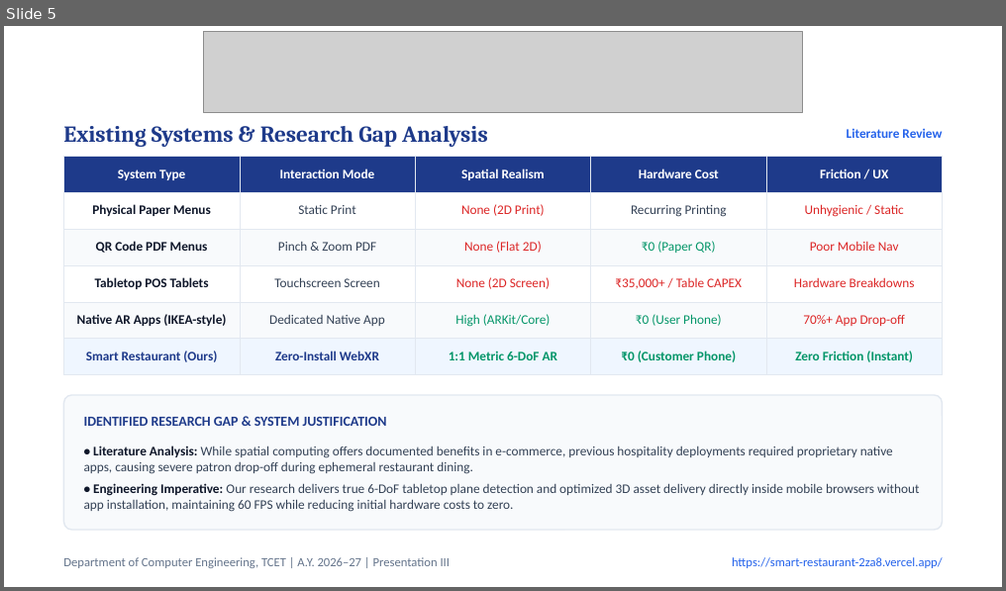
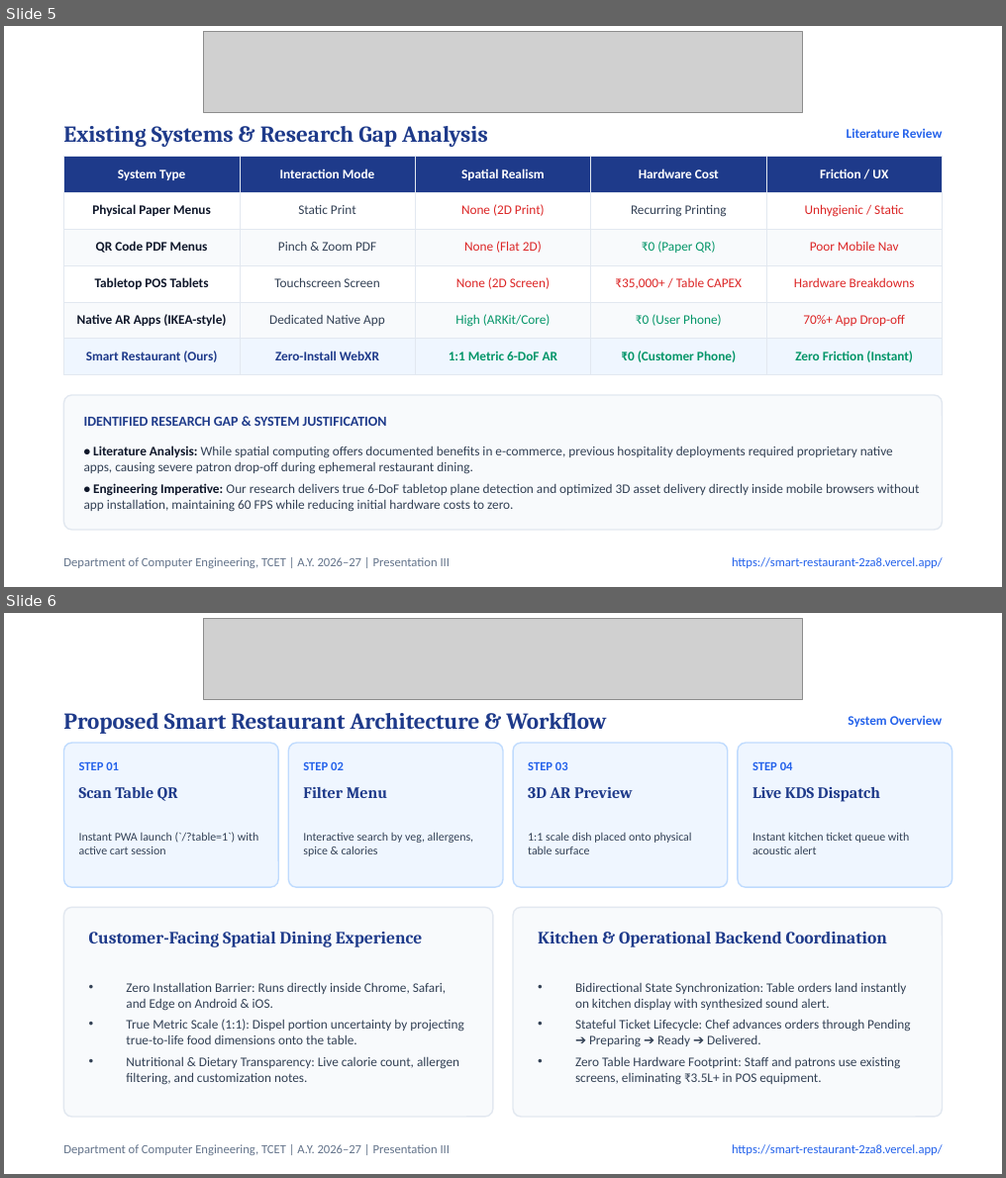
Before and after one commit to MANAV0060/Smart-Restaurant, a slide deck: Smart_Restaurant_Presentation_III.pptx. Shown one above the other, each under a label of ours: slide 5 before the commit, slides 5 and 6 after it. The pictures are 1006x591 and 1006x1178 pixels, drawn with LibreOffice and Linux fonts; fonts in the diff are those of the drawing; grey boxes stand for pictures. Boxes give left, top, right and bottom in pixels: in the first picture for what was removed or moved away, otherwise in the second. Text is boxed around its words. In the diff, an @@ line names an element or a change of style, - is before the commit and + after.

Commit message:
style(presentation): humanize slide layouts with data callouts, stepper workflows, and engineering problem-solving

```diff
--- a/Smart_Restaurant_Presentation_III.pptx
+++ b/Smart_Restaurant_Presentation_III.pptx
@@ slide 6 added at [4, 613, 1002, 1174], background #FFFFFF @@
@@ picture added at [204, 618, 802, 700] @@
@@ text added at [63, 712, 606, 734], 16.5 pt, text #1E3A8A, bold @@
+Proposed Smart Restaurant Architecture & Workflow
@@ text added at [847, 715, 943, 727], 9.5 pt, text #2563EB, bold @@
+System Overview
@@ rounded rectangle added at [63, 743, 278, 887], fill #EFF6FF, outline #BFDBFE 1 pt @@
@@ rounded rectangle added at [288, 743, 503, 887], fill #EFF6FF, outline #BFDBFE 1 pt @@
@@ rounded rectangle added at [513, 743, 728, 887], fill #EFF6FF, outline #BFDBFE 1 pt @@
@@ rounded rectangle added at [738, 743, 952, 887], fill #EFF6FF, outline #BFDBFE 1 pt @@
@@ text added at [79, 761, 119, 770], 9 pt, text #2563EB, bold @@
+STEP 01
@@ text added at [79, 787, 178, 801], 11.5 pt, text #1E3A8A, bold @@
+Scan Table QR
@@ text added at [303, 761, 344, 770], 9 pt, text #2563EB, bold @@
+STEP 02
@@ text added at [303, 787, 387, 798], 11.5 pt, text #1E3A8A, bold @@
+Filter Menu
@@ text added at [528, 761, 568, 770], 9 pt, text #2563EB, bold @@
+STEP 03
@@ text added at [528, 787, 633, 798], 11.5 pt, text #1E3A8A, bold @@
+3D AR Preview
@@ text added at [752, 761, 793, 770], 9 pt, text #2563EB, bold @@
+STEP 04
@@ text added at [752, 787, 880, 802], 11.5 pt, text #1E3A8A, bold @@
+Live KDS Dispatch
@@ text added at [79, 832, 258, 855], 8.5 pt, text #334155 @@
+Instant PWA launch (`/?table=1`) with active cart session
@@ text added at [303, 832, 473, 857], 8.5 pt, text #334155 @@
+Interactive search by veg, allergens, spice & calories
@@ text added at [528, 832, 691, 855], 8.5 pt, text #334155 @@
+1:1 scale dish placed onto physical table surface
@@ text added at [752, 832, 909, 855], 8.5 pt, text #334155 @@
+Instant kitchen ticket queue with acoustic alert
@@ rounded rectangle added at [63, 907, 493, 1117], fill #F8FAFC, outline #E2E8F0 1 pt @@
@@ rounded rectangle added at [513, 907, 943, 1117], fill #F8FAFC, outline #E2E8F0 1 pt @@
@@ text added at [89, 932, 422, 948], 12.5 pt, text #1E3A8A, bold @@
+Customer-Facing Spatial Dining Experience
@@ text added at [538, 932, 887, 948], 12.5 pt, text #1E3A8A, bold @@
+Kitchen & Operational Backend Coordination
@@ text added at [126, 982, 463, 1085], 9.5 pt, text #334155 @@
+• Zero Installation Barrier: Runs directly inside Chrome, Safari, and Edge on Android & iOS.
+• True Metric Scale (1:1): Dispel portion uncertainty by projecting true-to-life food dimensions onto the table.
+• Nutritional & Dietary Transparency: Live calorie count, allergen filtering, and customization notes.
@@ text added at [575, 982, 910, 1085], 9.5 pt, text #334155 @@
+• Bidirectional State Synchronization: Table orders land instantly on kitchen display with synthesized sound alert.
+• Stateful Ticket Lifecycle: Chef advances orders through Pending ➔ Preparing ➔ Ready ➔ Delivered.
+• Zero Table Hardware Footprint: Staff and patrons use existing screens, eliminating ₹3.5L+ in POS equipment.
@@ text added at [63, 1145, 450, 1156], 9 pt, text #64748B @@
+Department of Computer Engineering, TCET | A.Y. 2026–27 | Presentation III
@@ text added at [732, 1145, 943, 1156], 9 pt, text #2563EB @@
+https://smart-restaurant-2za8.vercel.app/
```
Also in this commit, not shown: 5 slides changed, 1 other slide added, 2 slides removed, 1 other file.
